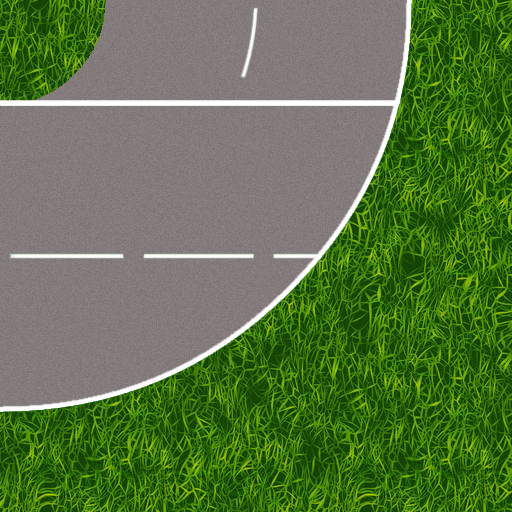
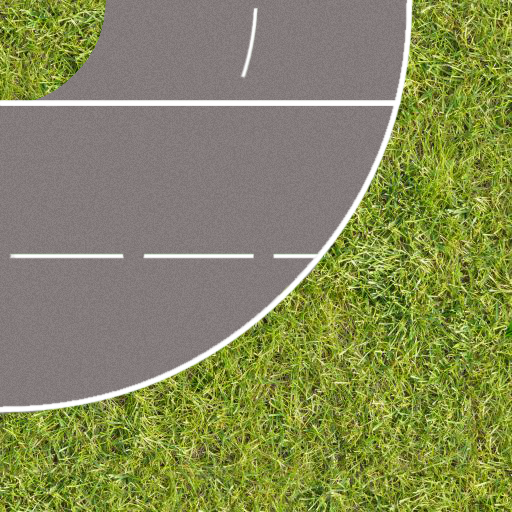
Layered file, before and after one edit (512x512). Changes by layer:
painted on "Layer 2" over [0, 29, 66, 98]
painted on "Layer 4" over [0, 0, 107, 102]
painted on "Layer 3" over [0, 0, 107, 102]
moved "Layer 1" above "baanstuk-bocht", painted on it over [0, 0, 512, 512]
painted on "baanstuk-bocht" over [0, 0, 105, 90]
